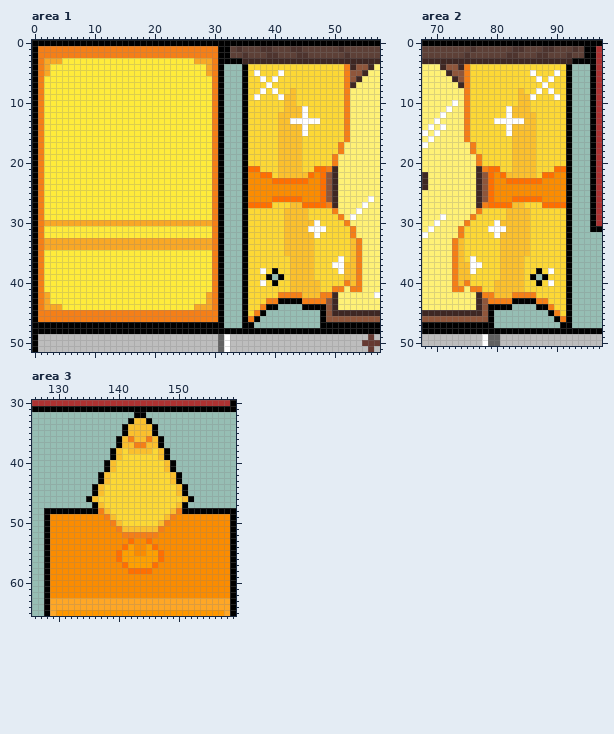
Pixel-art file: Assets/Arts/Construction/House/InsideHouse/House_Construct.aseprite. Above is the file before it was changed.
160x160 pixels, 1 frame. Colours within 5 levels of each other are drawn and written as one. Shown: area 1: x 0..57, y 0..51; area 2: x 68..97, y 0..50; area 3: x 126..159, y 30..65. The commit also changed other parts of the picture, which this record leaves out.
New version:
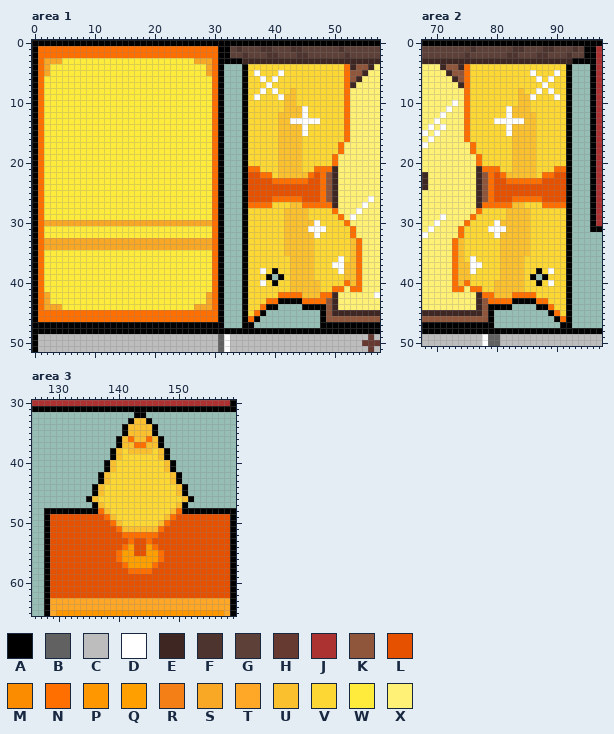
Palette (. is transparent): A #000000  B #616161  C #bdbdbd  D #ffffff  E #3e2723  F #4e342e  G #5d4037  H #663931  J #ac3232  K #8f563b  L #e65100  M #fb8c00  N #ff6f00  P #ff9800  Q #ffa000  R #f57f17  S #f9a825  T #ffa726  U #fbc02d  V #fdd835  W #ffeb3b  X #fff176
Diff:
Changed rows in their new state; - is an unchanged pixel.
Area 1:
first column x 1:
 1 NNNNNNNNNNNNNNNNNNNNNNNNNNNNNN------------------------
 2 NNNNNNNNNNNNNNNNNNNNNNNNNNNNNN------------------------
 3 N----------------------------N------------------------
 4 N----------------------------N---------------------N--
 5 N----------------------------N---------------------N--
 6 N----------------------------N---------------------N--
 7 N----------------------------N---------------------N--
 8 N----------------------------N---------------------N--
 9 N----------------------------N---------------------N--
10 N----------------------------N---------------------N--
11 N----------------------------N---------------------N--
12 N----------------------------N---------------------N--
13 N----------------------------N---------------------N--
14 N----------------------------N---------------------N--
15 N----------------------------N---------------------N--
16 N----------------------------N---------------------N--
17 N----------------------------N--------------------N---
18 N----------------------------N--------------------N---
19 N----------------------------N-------------------N----
20 N----------------------------N-------------------N----
21 N----------------------------N------------------N-----
22 N----------------------------N-----LL---------L-------
23 N----------------------------N-----LLLL------LL-------
24 N----------------------------N-----LLLLLLLLLLLL-------
25 N----------------------------N-----LLLLLLLLLLLL-------
26 N----------------------------N-----LLLL-----LLL-------
27 N----------------------------N------------------N-----
28 N----------------------------N-------------------N----
29 N----------------------------N--------------------N---
30 N----------------------------N---------------------N--
31 N----------------------------N----------------------N-
32 N----------------------------N----------------------N-
33 N----------------------------N-----------------------N
34 N----------------------------N-----------------------N
35 N----------------------------N-----------------------N
36 N----------------------------N-----------------------N
37 N----------------------------N-----------------------N
38 N----------------------------N-----------------------N
39 N----------------------------N-----------------------N
40 N----------------------------N---------------------N-N
41 N----------------------------N-------------------NN-NN
42 N----------------------------N----------NNNN---NN-----
43 N----------------------------N--------NN----NNNN------
44 N----------------------------N-------N----------------
45 NNNNNNNNNNNNNNNNNNNNNNNNNNNNNN------N-----------------
46 NNNNNNNNNNNNNNNNNNNNNNNNNNNNNN-----N------------------
Area 2:
first column x 73:
 4 --N----------------
 5 --N----------------
 6 --N----------------
 7 --N----------------
 8 --N----------------
 9 --N----------------
10 --N----------------
11 --N----------------
12 --N----------------
13 --N----------------
14 --N----------------
15 --N----------------
16 --N----------------
17 ---N---------------
18 ---N---------------
19 ----N--------------
20 ----N--------------
21 -----N-------------
22 -------L---------LL
23 -------LL------LLLL
24 -------LLLLLLLLLLLL
25 -------LLLLLLLLLLLL
26 -------LLL-----LLLL
27 -----N-------------
28 ----N--------------
29 ---N---------------
30 --N----------------
31 -N-----------------
32 -N-----------------
33 N------------------
34 N------------------
35 N------------------
36 N------------------
37 N------------------
38 N------------------
39 N------------------
40 N-N----------------
41 NN-NN--------------
42 -----NN---NNNN-----
43 ------NNNN----NN---
44 ----------------N--
45 -----------------N-
46 ------------------N
Area 3:
first column x 142:
36 N--N
37 -NN-
first column x 129:
48 --------N------------N--------
49 LLLLLLLLLN----------NLLLLLLLLL
50 LLLLLLLLLLN--------NLLLLLLLLLL
51 LLLLLLLLLLLN------NLLLLLLLLLLL
52 LLLLLLLLLLLLNNNNNNLLLLLLLLLLLL
53 LLLLLLLLLLLLL-LL-LLLLLLLLLLLLL
54 LLLLLLLLLLLL--LL--LLLLLLLLLLLL
55 LLLLLLLLLLL---LL---LLLLLLLLLLL
56 LLLLLLLLLLL--------LLLLLLLLLLL
57 LLLLLLLLLLLL------LLLLLLLLLLLL
58 LLLLLLLLLLLLL----LLLLLLLLLLLLL
59 LLLLLLLLLLLLLLLLLLLLLLLLLLLLLL
60 LLLLLLLLLLLLLLLLLLLLLLLLLLLLLL
61 LLLLLLLLLLLLLLLLLLLLLLLLLLLLLL
62 LLLLLLLLLLLLLLLLLLLLLLLLLLLLLL
